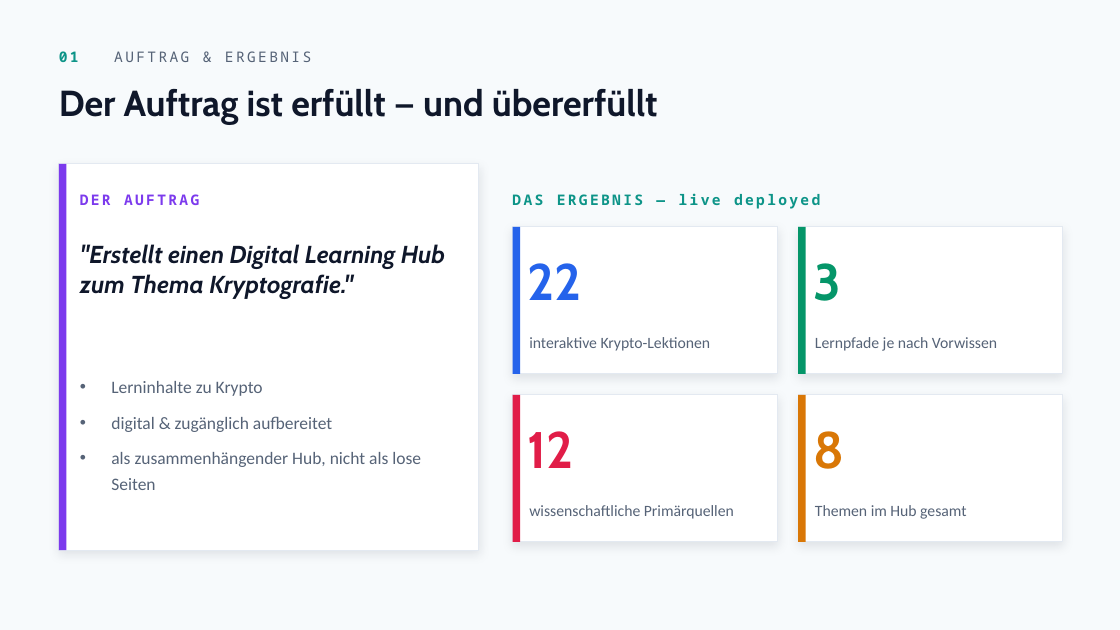
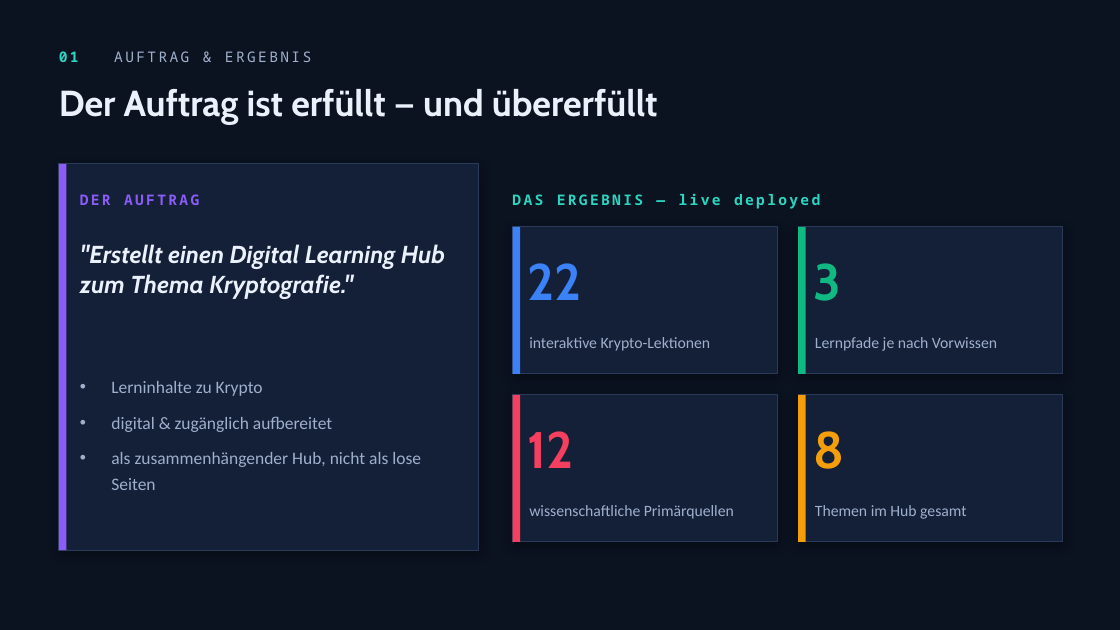
Before and after one commit to JereIsThere/auge, a slide deck: slide 2 of _present/Krypto-Learning-Hub.pptx. Drawn at 1120x630 pixels with LibreOffice and Linux fonts; fonts in the diff are those of the drawing. Boxes give left, top, right and bottom in pixels: in the first picture for what was removed or moved away, otherwise in the second. Text is boxed around its words. In the diff, an @@ line names an element or a change of style, - is before the commit and + after.

```diff
--- a/_present/Krypto-Learning-Hub.pptx
+++ b/_present/Krypto-Learning-Hub.pptx
@@ background #F7FAFC to #0B1220 @@
@@ text "01 AUFTRAG & ERGEBNIS" at box(59, 51, 311, 62): text colour #0D9488 to #2DD4BF in "01"; text colour #566377 to #9FB0CC in "AUFTRAG & ERGEBNIS" @@
@@ text "Der Auftrag ist erfüllt — ..." at box(59, 89, 658, 125): text colour #0F172A to #EAF1FB @@
@@ rectangle at box(59, 164, 66, 550): fill #7C3AED to #8B5CF6 @@
@@ text "DER AUFTRAG" at box(80, 194, 199, 205): text colour #7C3AED to #8B5CF6 @@
@@ text "DAS ERGEBNIS — live deployed" at box(512, 193, 820, 209): text colour #0D9488 to #2DD4BF @@
@@ text ""Erstellt einen Digital Learning Hub ..." at box(80, 244, 445, 299): text colour #0F172A to #EAF1FB @@
@@ rectangle at box(513, 227, 520, 374): fill #2563EB to #3B82F6 @@
@@ rectangle at box(798, 227, 806, 374): fill #059669 to #10B981 @@
@@ text "22" at box(528, 263, 582, 300): text colour #2563EB to #3B82F6 @@
@@ text "3" at box(813, 263, 841, 301): text colour #059669 to #10B981 @@
@@ rectangle at box(513, 395, 520, 542): fill #E11D48 to #F43F5E @@
@@ text "12" at box(528, 431, 574, 468): text colour #E11D48 to #F43F5E @@
@@ fill #FFFFFF to #141F38; outline #E3E9F1 1 pt to #2A3A59 1 pt; shadow changed in 5 elements at box(59, 164, 479, 550), box(513, 227, 777, 374), box(798, 227, 1063, 374), box(513, 395, 777, 542), box(798, 395, 1063, 542) @@
@@ rectangle at box(798, 395, 806, 542): fill #D97706 to #F59E0B @@
@@ text "8" at box(813, 431, 844, 469): text colour #D97706 to #F59E0B @@
@@ text colour #566377 to #9FB0CC in 5 elements at box(111, 381, 421, 490), box(529, 337, 711, 351), box(815, 337, 997, 351), box(529, 505, 734, 519), box(815, 505, 966, 519) @@
```
Also in this commit, not shown: 10 other slides changed.
